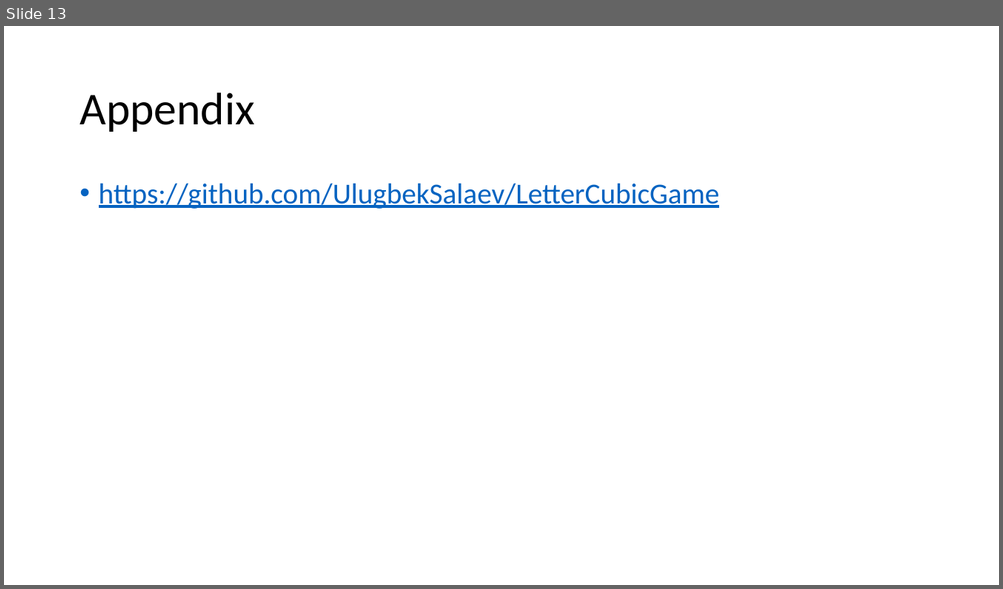
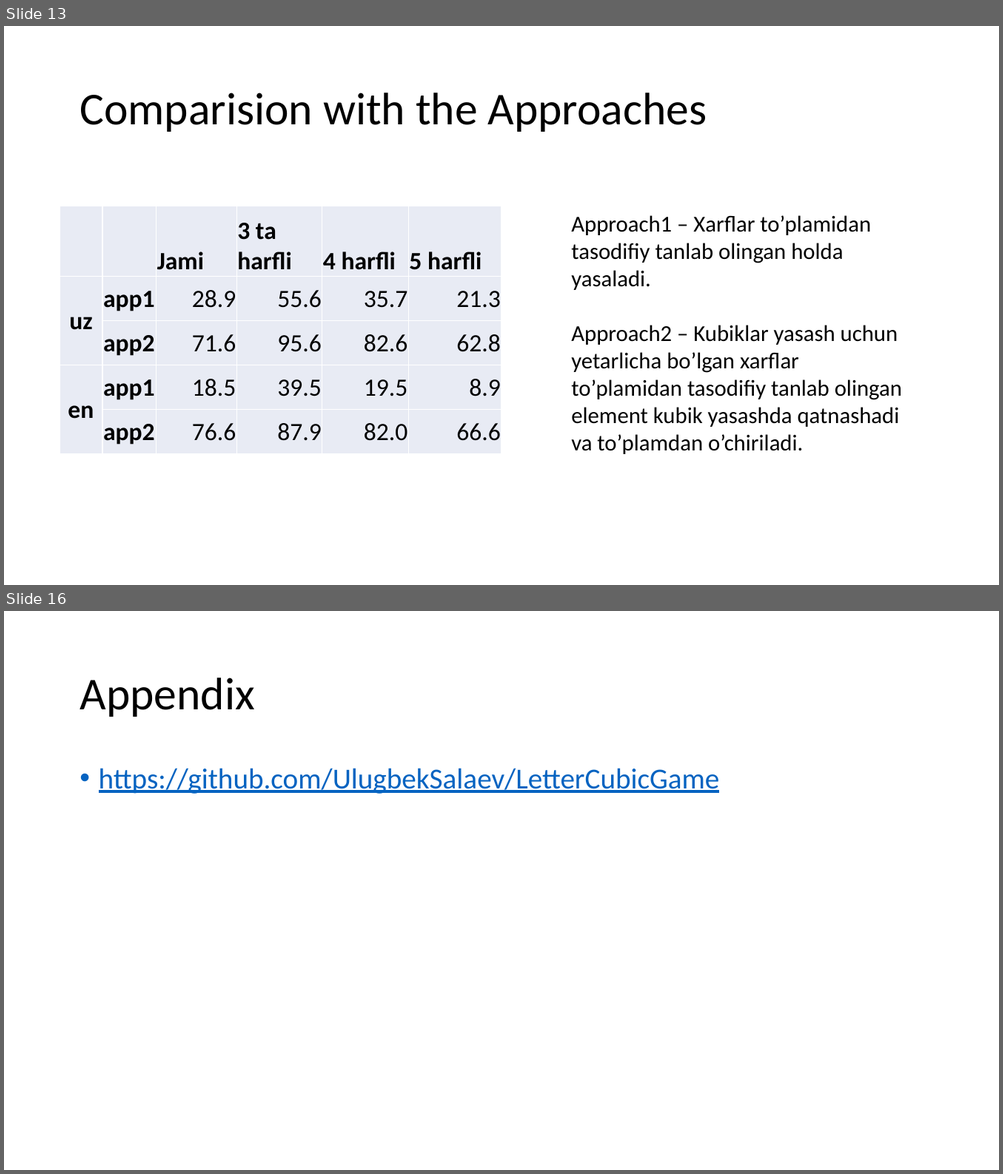
Before and after one commit to UlugbekSalaev/MatchingLetterGame, a slide deck: Presentation.pptx. Shown one above the other, each under a label of ours: slide 13 before the commit, slides 13 and 16 after it; the slides between them are not shown. The pictures are 1003x589 and 1003x1174 pixels, drawn with LibreOffice and Linux fonts; fonts in the diff are those of the drawing. Boxes give left, top, right and bottom in pixels: in the first picture for what was removed or moved away, otherwise in the second. Text is boxed around its words. In the diff, an @@ line names an element or a change of style, - is before the commit and + after.

```diff
--- a/Presentation.pptx
+++ b/Presentation.pptx
@@ slide 13 added at (4, 26, 999, 585), background #FFFFFF @@
@@ title added at (79, 93, 707, 132), 44 pt, text #000000 @@
+Comparision with the Approaches
@@ table added at (60, 206, 502, 454), 5 rows, 6 columns @@
+ |  | Jami | 3 ta harfli | 4 harfli | 5 harfli
+uz | app1 | 28.9 | 55.6 | 35.7 | 21.3
+ | app2 | 71.6 | 95.6 | 82.6 | 62.8
+en | app1 | 18.5 | 39.5 | 19.5 | 8.9
+ | app2 | 76.6 | 87.9 | 82.0 | 66.6
@@ text added at (571, 215, 902, 454), 22 pt, text #000000 @@
+Approach1 – Xarflar to’plamidan tasodifiy tanlab olingan holda yasaladi.
+Approach2 – Kubiklar yasash uchun yetarlicha bo’lgan xarflar to’plamidan tasodifiy tanlab olingan element kubik yasashda qatnashadi va to’plamdan o’chiriladi.
@@ what was slide 13 is now slide 16 @@
```
Also in this commit, not shown: 5 slides changed, 5 other slides added, 3 slides removed, 4 other files.
